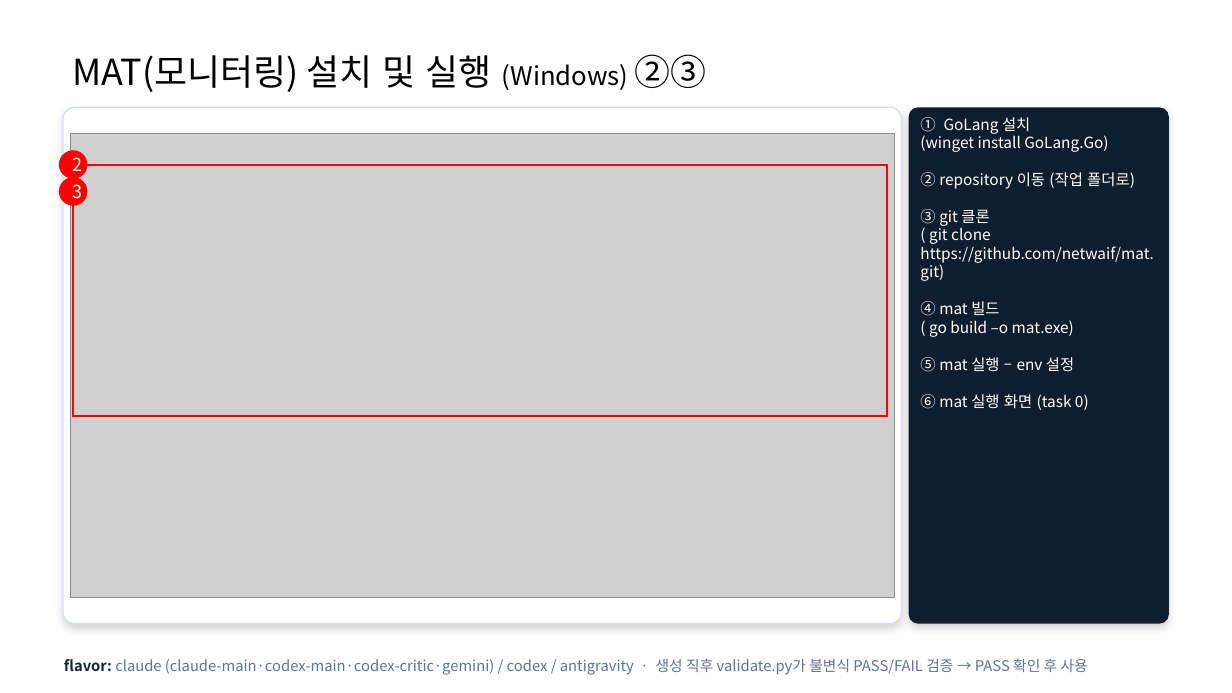
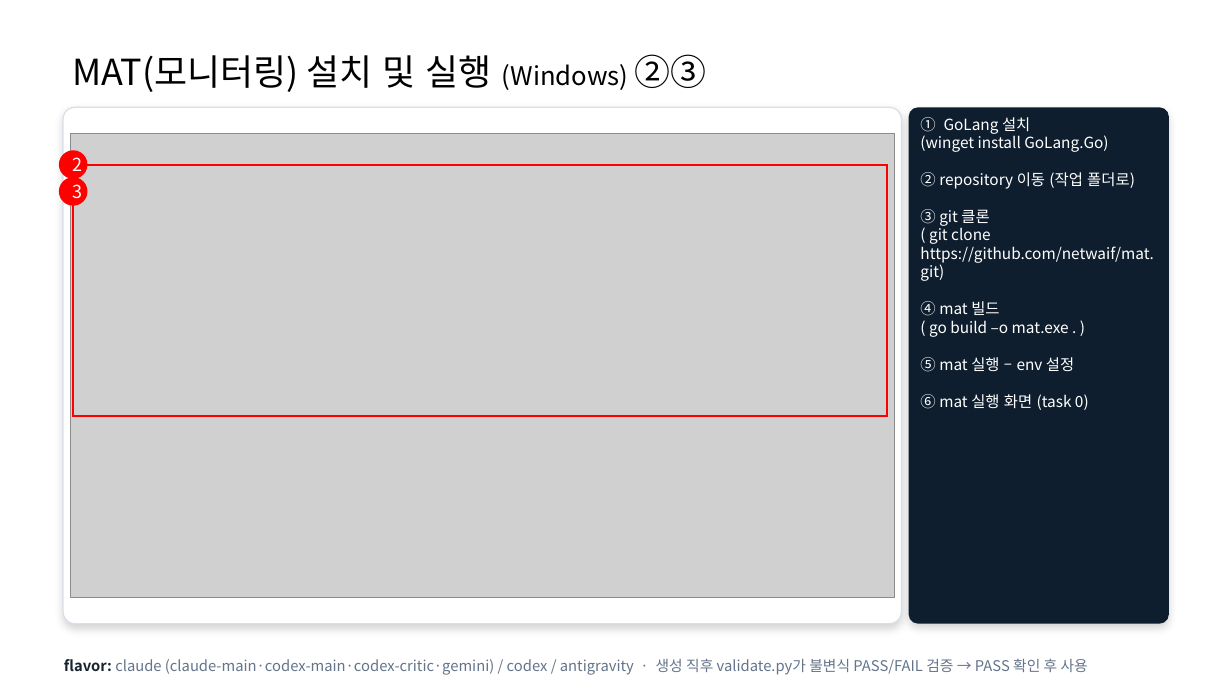
Before and after one commit to 313DEVGRP/Java-Service-Tree-Framework, a slide deck: slide 34 of multi_agent_handbook.pptx. Drawn at 1232x693 pixels with LibreOffice and Linux fonts; fonts in the diff are those of the drawing; grey boxes stand for pictures. Boxes give left, top, right and bottom in pixels: in the first picture for what was removed or moved away, otherwise in the second. Text is boxed around its words. In the diff, an @@ line names an element or a change of style, - is before the commit and + after.

```diff
--- a/multi_agent_handbook.pptx
+++ b/multi_agent_handbook.pptx
@@ text in rounded rectangle at [929, 320, 1069, 337]: text changed @@
-( go build –o mat.exe)
+( go build –o mat.exe . )
```
Also in this commit, not shown: 1 other slide changed, 18 other files.
